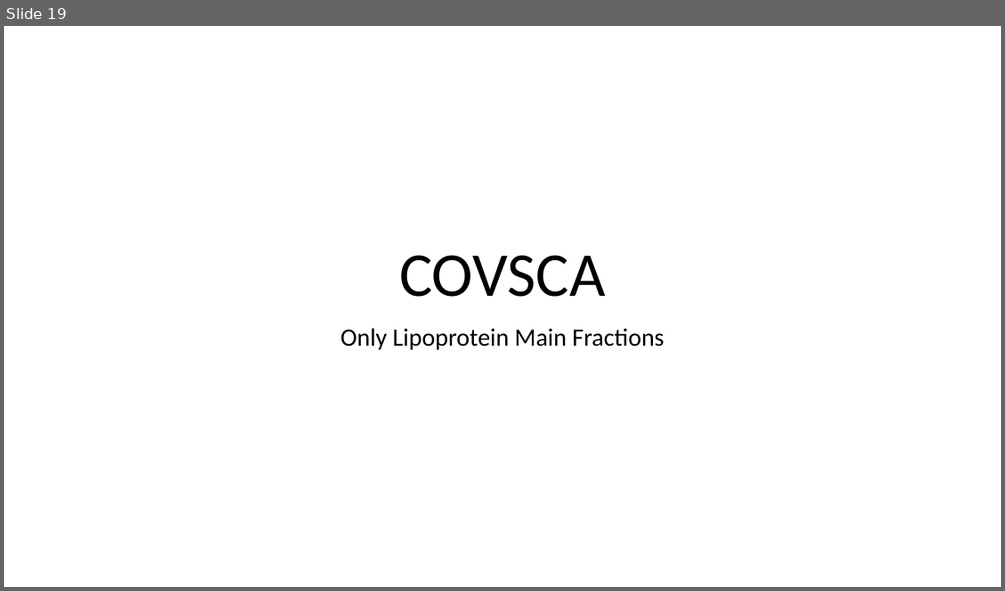
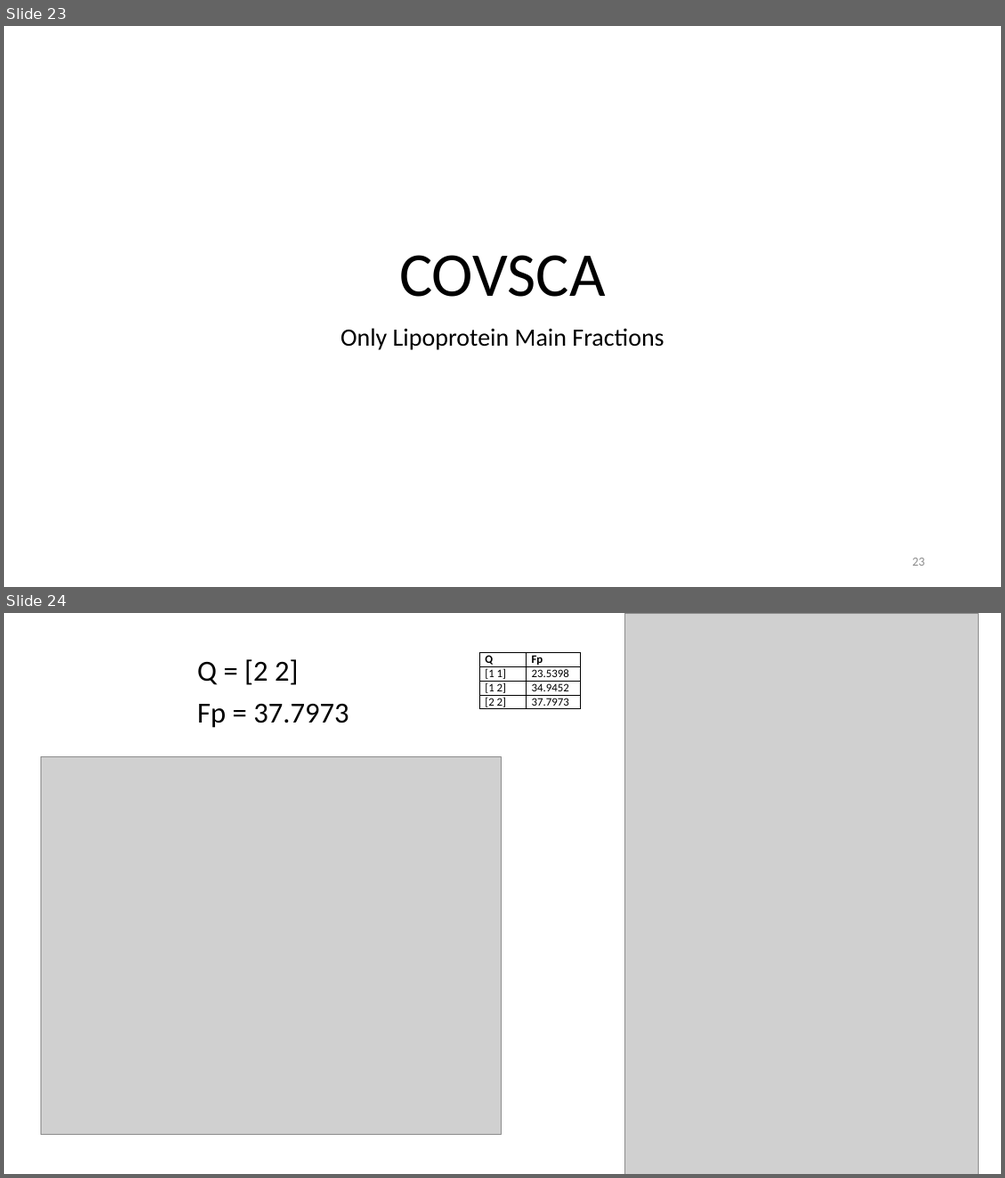
Before and after one commit to Yasmijnb/Git_Research-Practice, a slide deck: Results.pptx. Shown one above the other, each under a label of ours: slide 19 before the commit, slides 23 and 24 after it. The pictures are 1005x591 and 1005x1178 pixels, drawn with LibreOffice and Linux fonts; fonts in the diff are those of the drawing; grey boxes stand for pictures. Boxes give left, top, right and bottom in pixels: in the first picture for what was removed or moved away, otherwise in the second. Text is boxed around its words. In the diff, an @@ line names an element or a change of style, - is before the commit and + after.

```diff
--- a/Results.pptx
+++ b/Results.pptx
@@ slide 24 added at [4,613,1001,1174], background #FFFFFF @@
@@ picture added at [625,613,979,1174] @@
@@ text added at [197,659,348,728], 28 pt, text #000000 @@
+Q = [2 2]
+Fp = 37.7973
@@ table added at [479,653,581,713], 4 rows, 2 columns @@
+Q | Fp
+[1 1] | 23.5398
+[1 2] | 34.9452
+[2 2] | 37.7973
@@ picture added at [40,756,501,1135] @@
@@ what was slide 19 is now slide 23 @@
@@ slide 23 changed as well @@
@@ page number added at [912,557,924,565], 12 pt, text #8C8C8C @@
+23
```
Also in this commit, not shown: 18 other slides changed, 6 other slides added, 1 slide removed.
